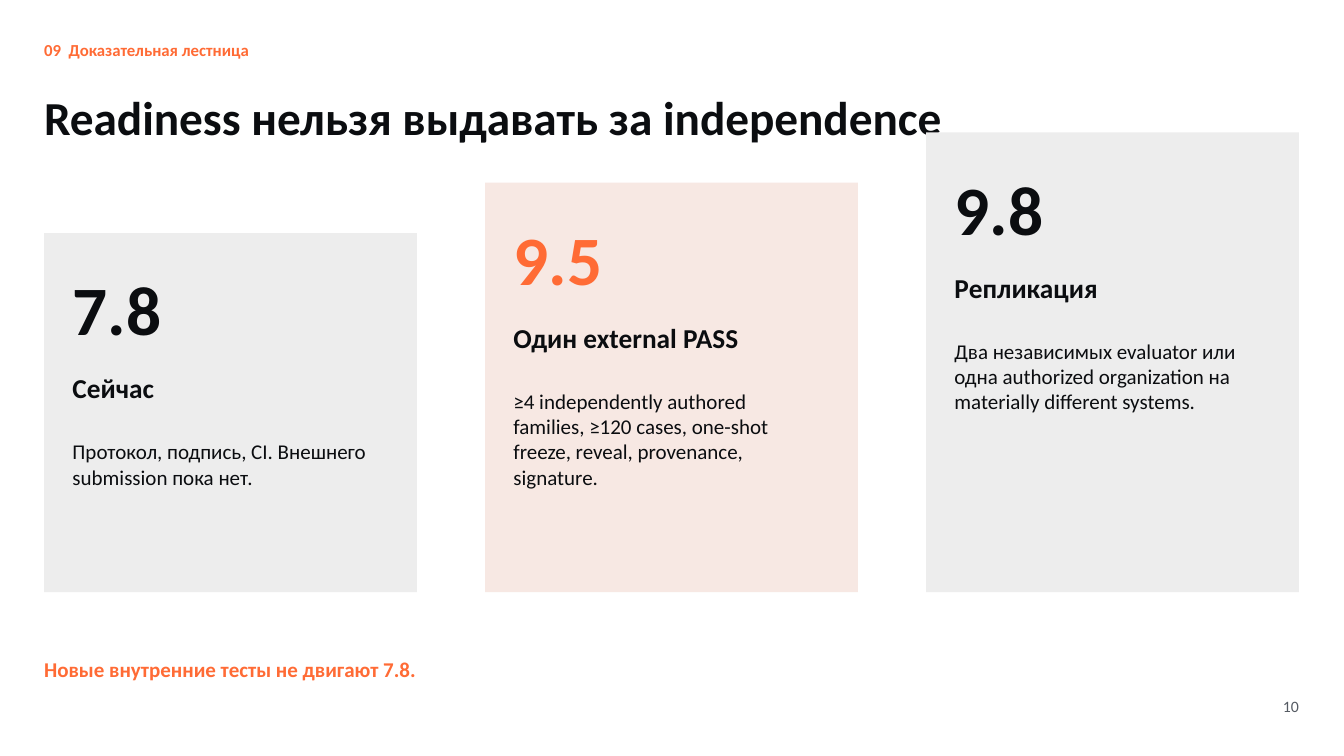
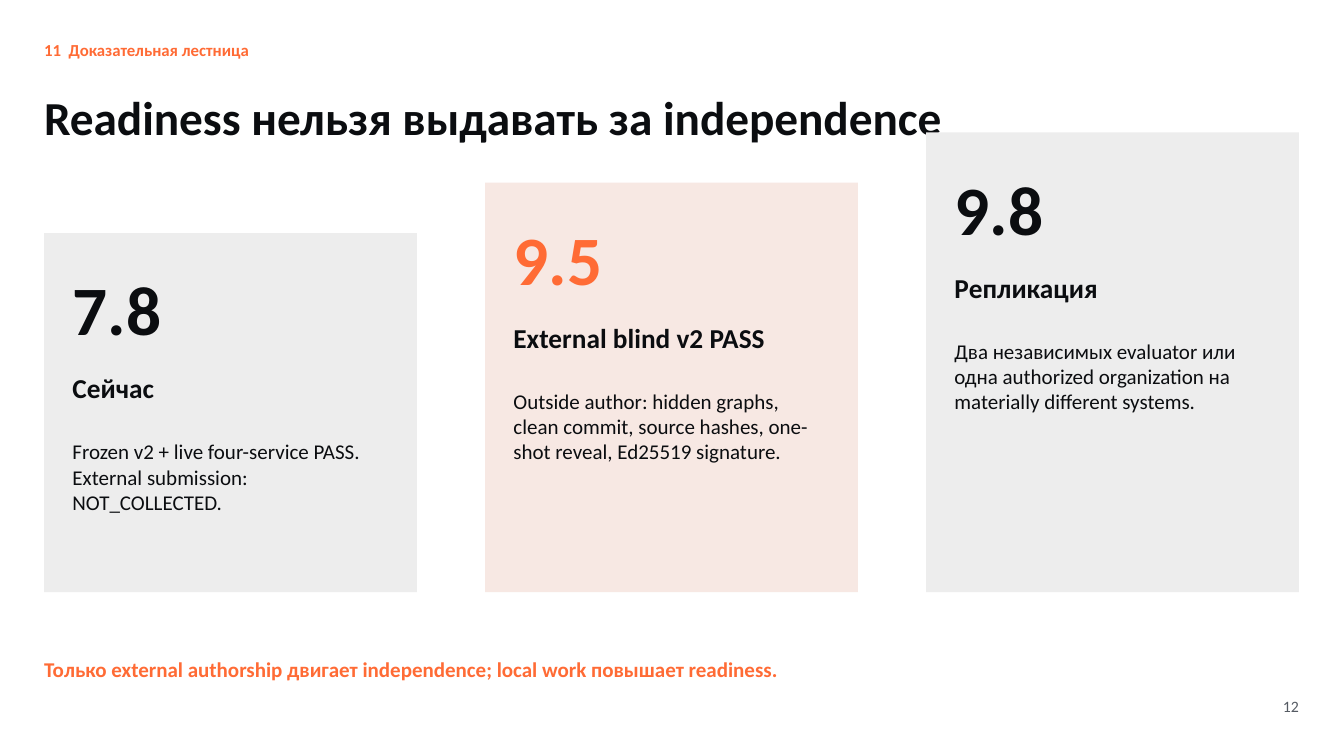
Before and after one commit to nazkari86-lab/erasemap, a slide deck: slide 12 of competition/EraSeMap_RKNP_ISEF_RU.pptx (slide 10 before the commit). Drawn at 1344x756 pixels with LibreOffice and Linux fonts; fonts in the diff are those of the drawing. Boxes give left, top, right and bottom in pixels: in the first picture for what was removed or moved away, otherwise in the second. Text is boxed around its words. In the diff, an @@ line names an element or a change of style, - is before the commit and + after.

Commit message:
docs: synchronize papers and defense deck with GhostGraph v2

```diff
--- a/competition/EraSeMap_RKNP_ISEF_RU.pptx
+++ b/competition/EraSeMap_RKNP_ISEF_RU.pptx
@@ text at (44, 45, 249, 59): text changed @@
-09 Доказательная лестница
+11 Доказательная лестница
@@ text at (513, 329, 765, 349): text changed @@
-Один external PASS
+External blind v2 PASS
@@ text at (513, 394, 808, 463): text changed @@
-≥4 independently authored families, ≥120 cases, one-shot freeze, reveal, provenance, signature.
+Outside author: hidden graphs, clean commit, source hashes, one-shot reveal, Ed25519 signature.
@@ text at (72, 444, 360, 513): text changed @@
-Протокол, подпись, CI. Внешнего submission пока нет.
+Frozen v2 + live four-service PASS. External submission: NOT_COLLECTED.
@@ text at (44, 662, 778, 681): text changed @@
-Новые внутренние тесты не двигают 7.8.
+Только external authorship двигает independence; local work повышает readiness.
@@ text at (1283, 702, 1299, 712): text changed @@
-10
+12
```
Also in this commit, not shown: 1 other slide changed, 3 slides added, 1 slide removed, 11 other files.
